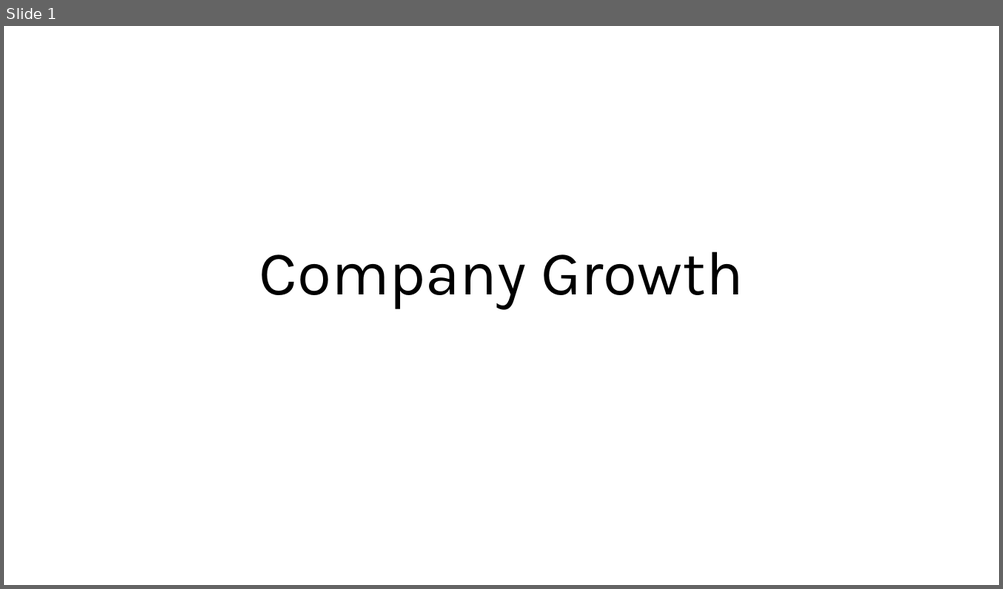
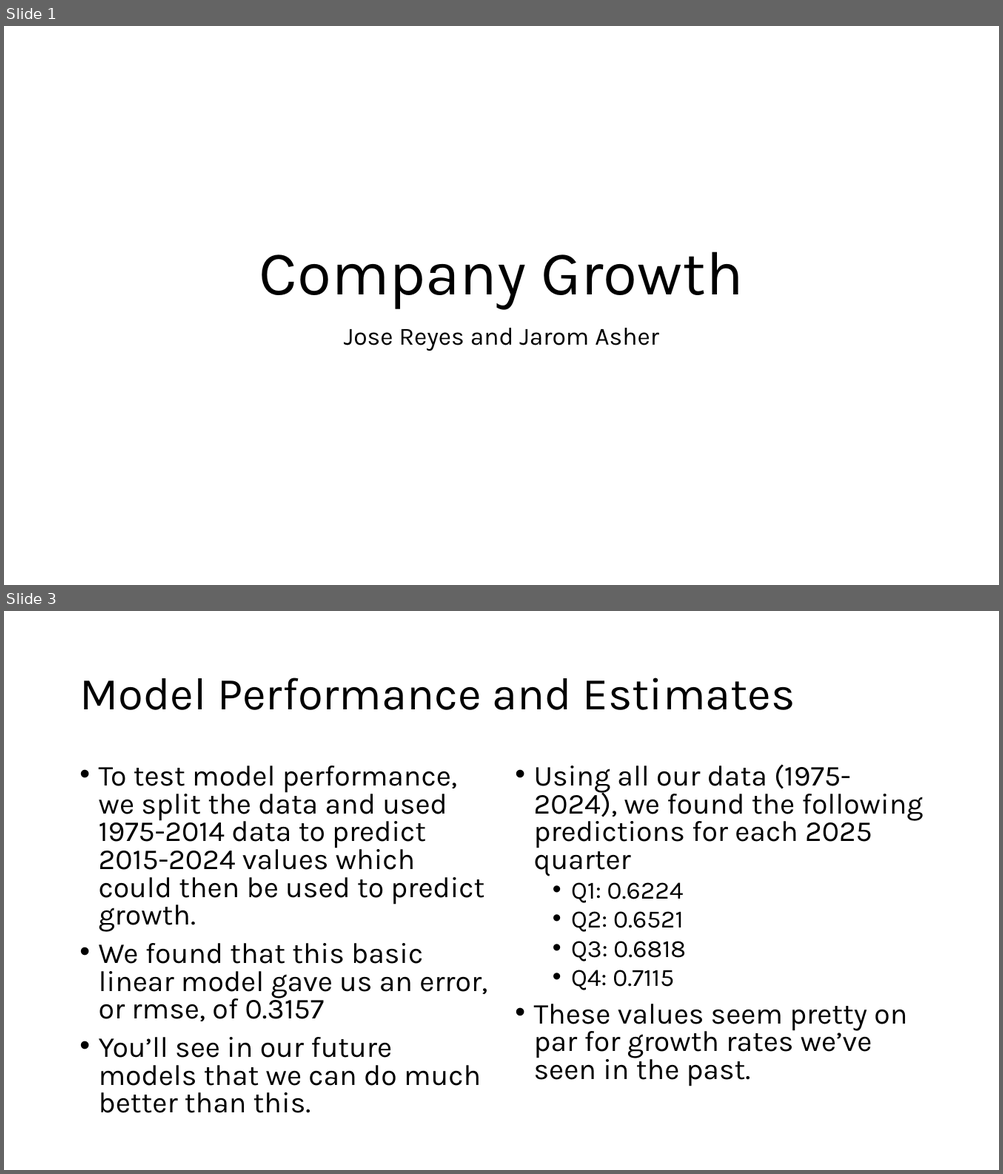
Before and after one commit to jerhomie2/CompanyGrowth, a slide deck: Company Growth.pptx. Shown one above the other, each under a label of ours: slide 1 before the commit, slides 1 and 3 after it; the slides between them are not shown. The pictures are 1003x589 and 1003x1174 pixels, drawn with LibreOffice and Linux fonts; fonts in the diff are those of the drawing. Boxes give left, top, right and bottom in pixels: in the first picture for what was removed or moved away, otherwise in the second. Text is boxed around its words. In the diff, an @@ line names an element or a change of style, - is before the commit and + after.

```diff
--- a/Company Growth.pptx
+++ b/Company Growth.pptx
@@ slide 3 added at (4, 611, 999, 1170), background #FFFFFF @@
@@ title added at (79, 678, 795, 710), 44 pt, text #000000 @@
+Model Performance and Estimates
@@ text added at (99, 766, 487, 1113), 28 pt, text #000000 @@
+• To test model performance, we split the data and used 1975-2014 data to predict 2015-2024 values which could then be used to predict growth.
+• We found that this basic linear model gave us an error, or rmse, of 0.3157
+• You’ll see in our future models that we can do much better than this.
@@ text added at (534, 764, 923, 1087), 28 pt, text #000000 @@
+• Using all our data (1975-2024), we found the following predictions for each 2025 quarter
+  • Q1: 0.6224
+  • Q2: 0.6521
+  • Q3: 0.6818
+  • Q4: 0.7115
+• These values seem pretty on par for growth rates we’ve seen in the past.
@@ slide 1 changed as well @@
@@ subtitle added at (344, 328, 659, 352), 24 pt, text #000000 @@
+Jose Reyes and Jarom Asher
```
Also in this commit, not shown: 8 other slides added.
